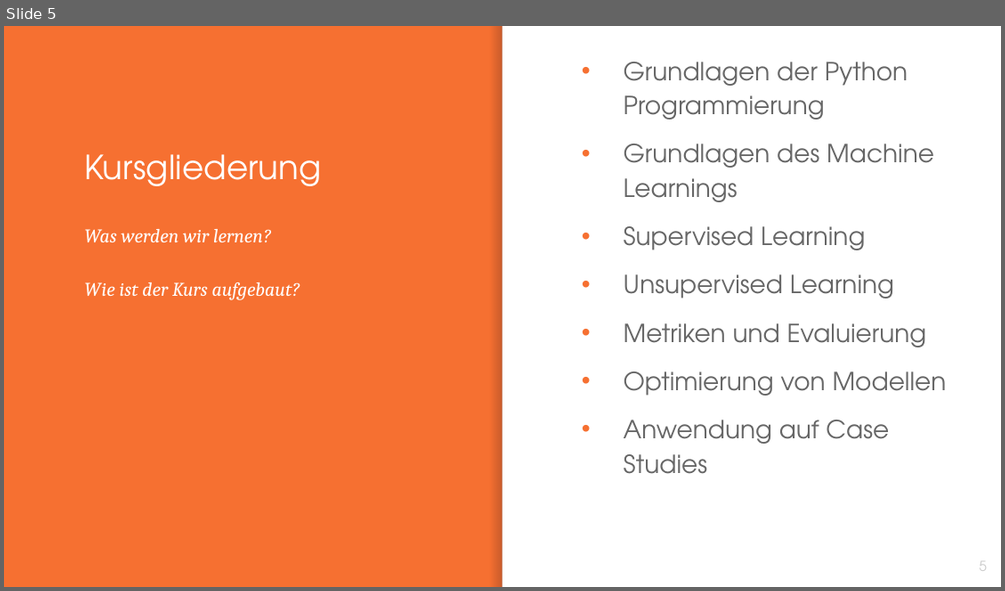
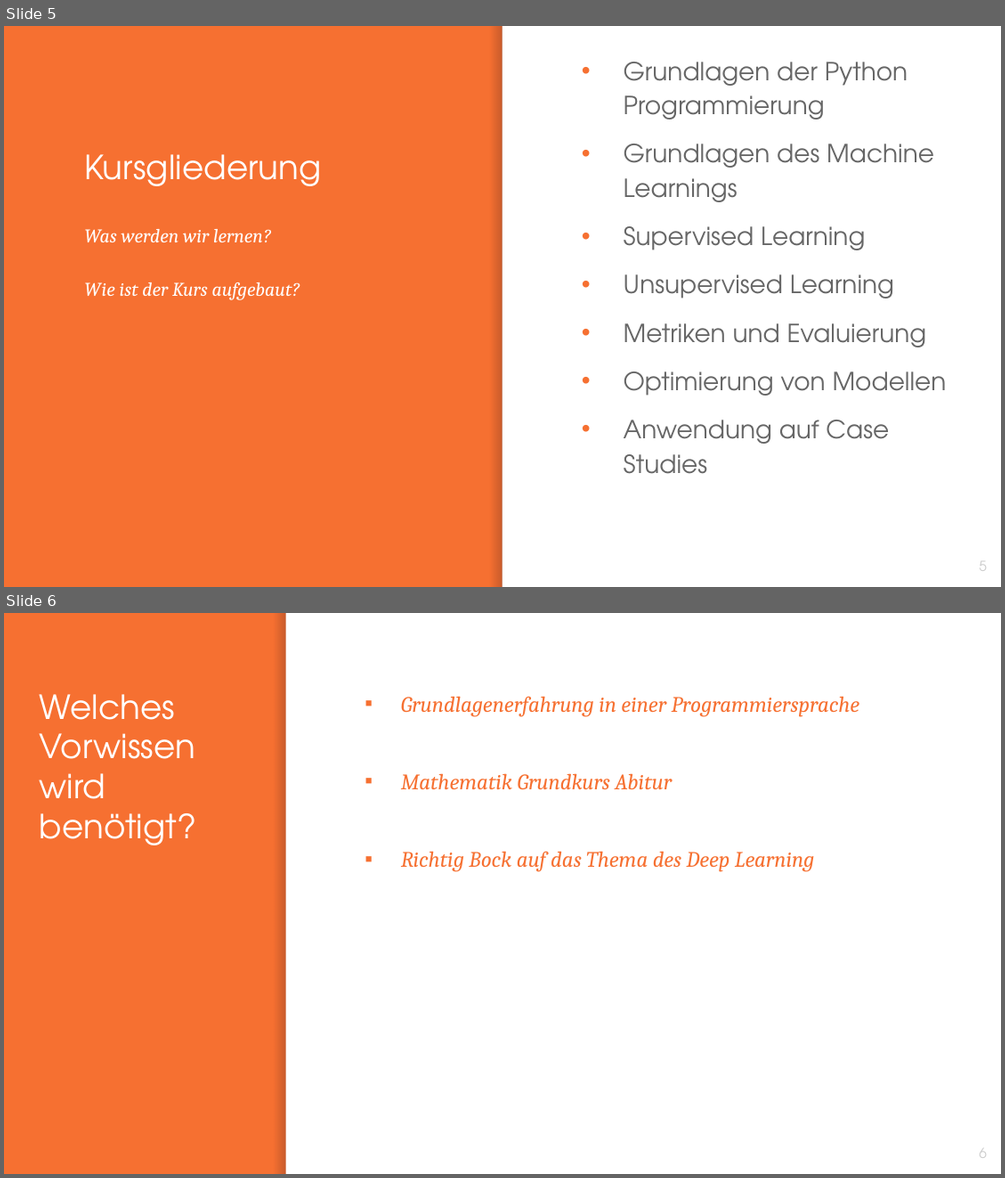
Before and after one commit to franneck94/UdemyML, a slide deck: lectures/Introduction.pptx. Shown one above the other, each under a label of ours: slide 5 before the commit, slides 5 and 6 after it. The pictures are 1005x591 and 1005x1178 pixels, drawn with LibreOffice and Linux fonts; fonts in the diff are those of the drawing. Boxes give left, top, right and bottom in pixels: in the first picture for what was removed or moved away, otherwise in the second. Text is boxed around its words. In the diff, an @@ line names an element or a change of style, - is before the commit and + after.

```diff
--- a/lectures/Introduction.pptx
+++ b/lectures/Introduction.pptx
@@ slide 6 added at [4, 613, 1001, 1174], background #F67031 @@
@@ rectangle added at [273, 613, 285, 1173], fill gradient #000014 @@
@@ rectangle added at [286, 613, 1001, 1173], fill #FFFFFF @@
@@ title added at [40, 694, 196, 845], 24 pt, text #FFFFFF @@
+Welches Vorwissen wird benötigt?
@@ text added at [401, 696, 860, 872], 16 pt, text #F67031, italic @@
+▪ Grundlagenerfahrung in einer Programmiersprache
+▪ Mathematik Grundkurs Abitur
+▪ Richtig Bock auf das Thema des Deep Learning
@@ page number added at [979, 1148, 987, 1158], 10 pt, text #CCCCCC @@
+6
```
Also in this commit, not shown: 1 slide removed, 26 other files.
